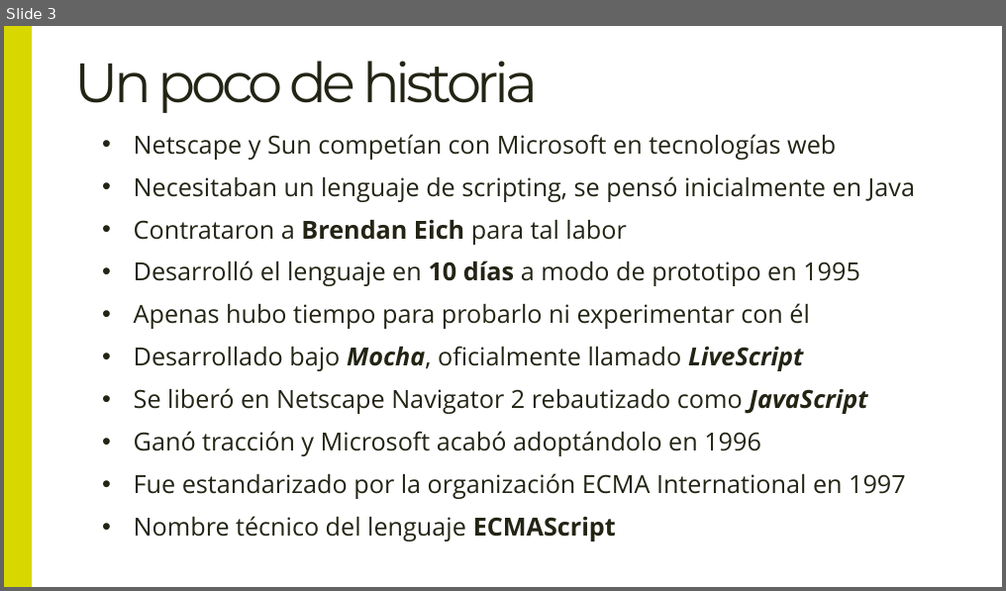
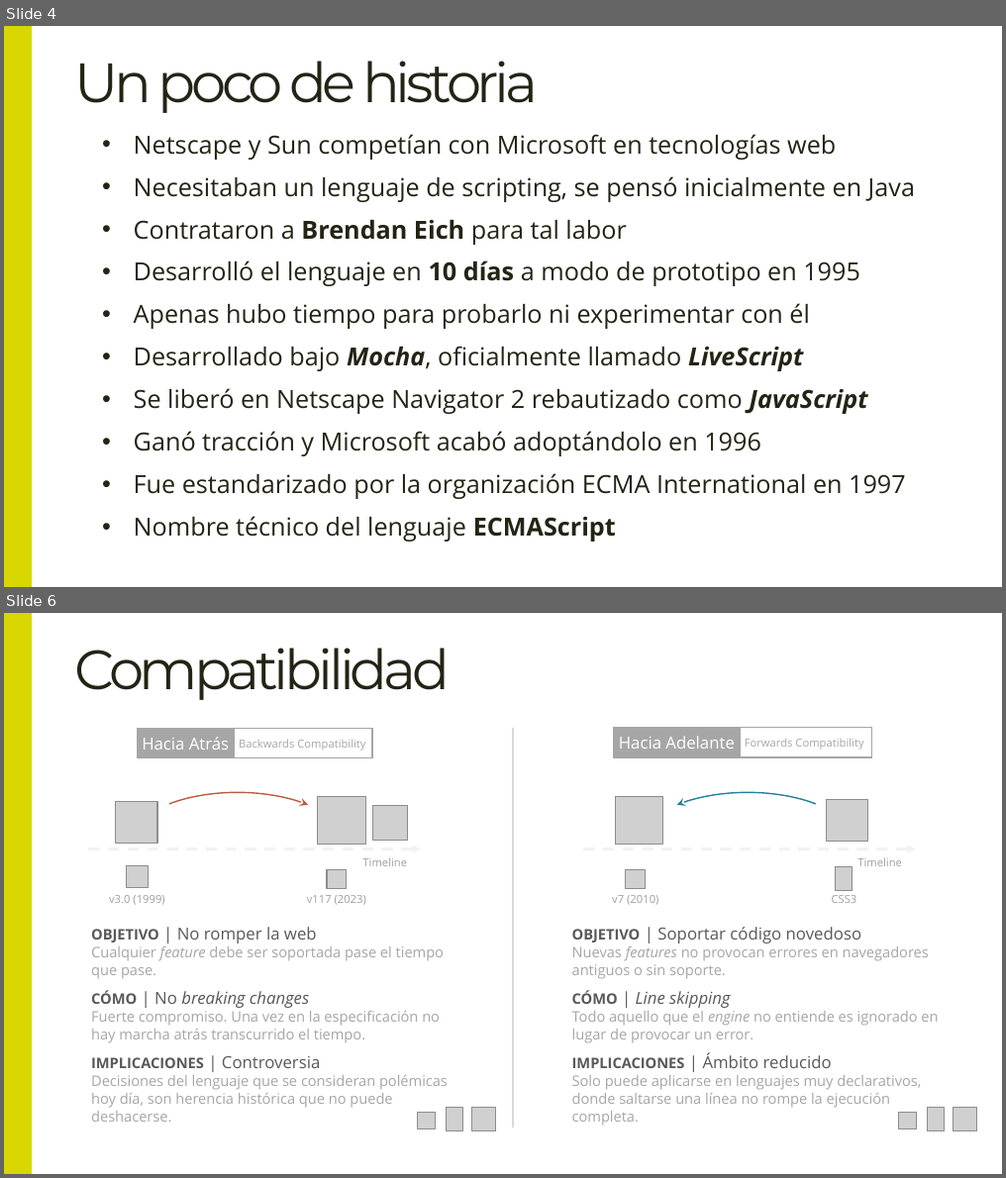
Before and after one commit to Lemoncode/master-frontend-lemoncode, a slide deck: 02-languages/01-teoria/01 Introducción a Javascript.pptx. Shown one above the other, each under a label of ours: slide 3 before the commit, slides 4 and 6 after it; the slides between them are not shown. The pictures are 1006x591 and 1006x1178 pixels, drawn with LibreOffice and Linux fonts; fonts in the diff are those of the drawing; grey boxes stand for pictures; background and template pictures are left out. Boxes give left, top, right and bottom in pixels: in the first picture for what was removed or moved away, otherwise in the second. Text is boxed around its words. In the diff, an @@ line names an element or a change of style, - is before the commit and + after.

```diff
--- a/02-languages/01-teoria/01 Introducción a Javascript.pptx
+++ b/02-languages/01-teoria/01 Introducción a Javascript.pptx
@@ slide 6 added at bbox=[4, 613, 1002, 1174], background #FFFFFF @@
@@ rectangle added at bbox=[4, 613, 32, 1173], fill #D8D800 @@
@@ title added at bbox=[74, 648, 450, 700], 40 pt, text #242415 @@
+Compatibilidad
@@ rectangle added at bbox=[137, 728, 235, 758], fill #A6A6A6, outline #A6A6A6 1 pt, 12 pt, text #FFFFFF @@
+Hacia Atrás
@@ rectangle added at bbox=[234, 728, 372, 758], outline #A6A6A6 1 pt, 8 pt, text #A6A6A6 @@
+Backwards Compatibility
@@ line added from (513, 728) to (513, 1128), #D9D9D9 1 pt @@
@@ rectangle added at bbox=[614, 728, 740, 758], fill #A6A6A6, outline #A6A6A6 1 pt, 12 pt, text #FFFFFF @@
+Hacia Adelante
@@ rectangle added at bbox=[740, 728, 872, 758], outline #A6A6A6 1 pt, 8 pt, text #A6A6A6 @@
+Forwards Compatibility
@@ group added at bbox=[89, 792, 421, 905]: 5 pictures, 3 texts, 1 arrow, 1 arc (boxed as its full ellipse) @@
+Timeline
+v3.0 (1999)
+v117 (2023)
@@ group added at bbox=[584, 792, 915, 905]: 4 pictures, 3 texts, 1 arrow, 1 arc (boxed as its full ellipse) @@
+Timeline
+v7 (2010)
+CSS3
@@ text added at bbox=[91, 927, 444, 978], 10.5 pt, text #A6A6A6 @@
+OBJETIVO | No romper la web
+Cualquier feature debe ser soportada pase el tiempo que pase.
@@ text added at bbox=[572, 927, 929, 979], 10.5 pt, text #A6A6A6 @@
+OBJETIVO | Soportar código novedoso
+Nuevas features no provocan errores en navegadores antiguos o sin soporte.
@@ text added at bbox=[91, 991, 440, 1044], 10.5 pt, text #A6A6A6 @@
+CÓMO | No breaking changes
+Fuerte compromiso. Una vez en la especificación no hay marcha atrás transcurrido el tiempo.
@@ text added at bbox=[572, 991, 938, 1044], 10.5 pt, text #A6A6A6 @@
+CÓMO | Line skipping
+Todo aquello que el engine no entiende es ignorado en lugar de provocar un error.
@@ text added at bbox=[91, 1057, 448, 1122], 10.5 pt, text #A6A6A6 @@
+IMPLICACIONES | Controversia
+Decisiones del lenguaje que se consideran polémicas hoy día, son herencia histórica que no puede deshacerse.
@@ text added at bbox=[572, 1054, 921, 1125], 10.5 pt, text #A6A6A6 @@
+IMPLICACIONES | Ámbito reducido
+Solo puede aplicarse en lenguajes muy declarativos, donde saltarse una línea no rompe la ejecución completa.
@@ picture added at bbox=[418, 1113, 435, 1130] @@
@@ picture added at bbox=[447, 1108, 463, 1132] @@
@@ picture added at bbox=[472, 1108, 496, 1132] @@
@@ picture added at bbox=[899, 1113, 916, 1130] @@
@@ picture added at bbox=[927, 1108, 944, 1132] @@
@@ picture added at bbox=[953, 1108, 977, 1132] @@
@@ what was slide 3 is now slide 4 @@
```
Also in this commit, not shown: 3 slides changed, 1 other slide added.
